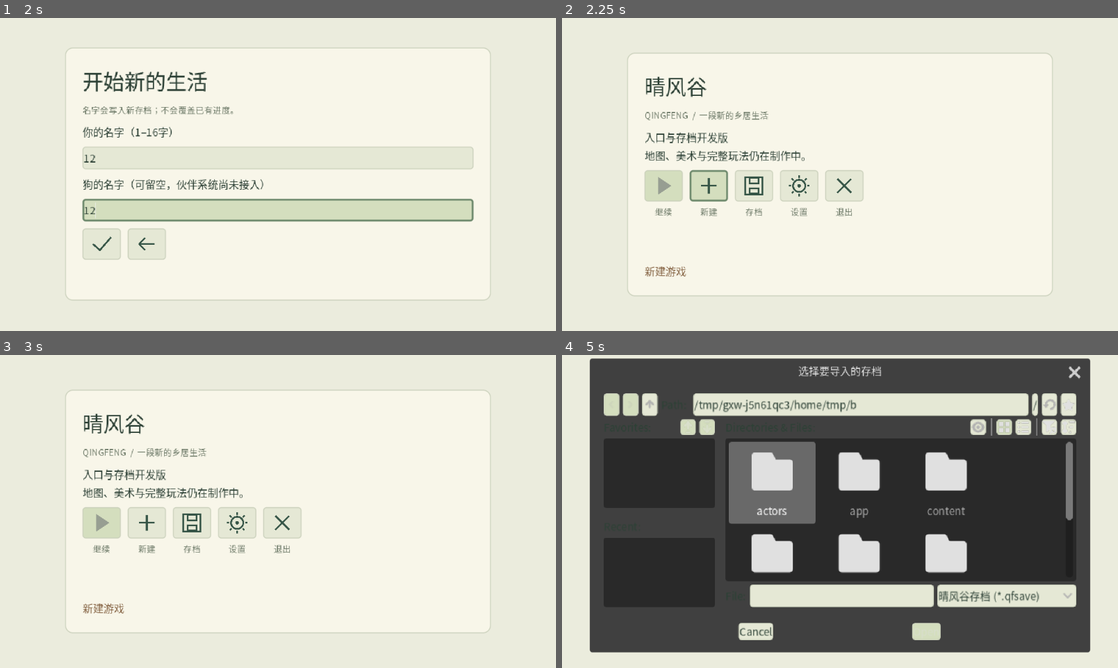
Above: before the commit, frames 1-4 (two rows, left to right).
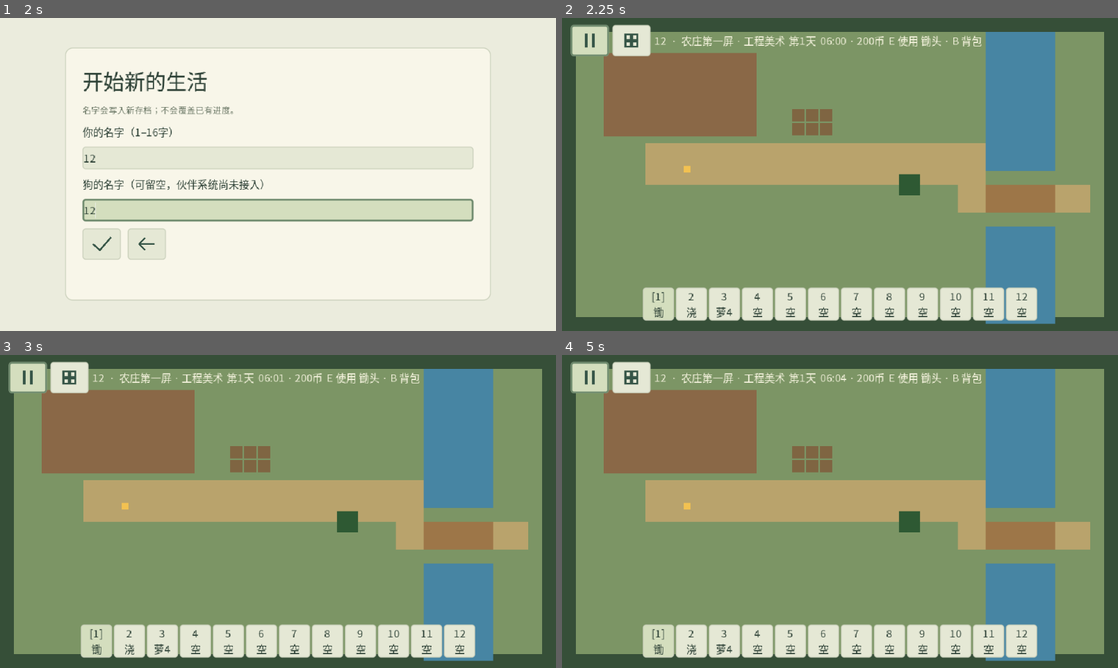
Above: after the commit, the same moments.

Repository: natefox2017/qingfeng
Game: Godot game, scene res://app/main.tscn
Two runs of this game, one before a commit and one after it. Both use one fixed random seed, a clock stepped at 60 frames per second and the inputs below.
Inputs (mouse positions are in pixels of both pictures, inside the frame that each line leads up to):
- Up to frame 1 (2 s): click (144, 187) at 0.52 s; click (278, 158) at 1.27 s; type "12" at 1.35 s; click (278, 208) at 1.5 s; type "12" at 1.58 s
- Up to frame 2 (2.25 s): click (662, 243) at 2.02 s
- Up to frame 3 (3 s): click (27, 376) at 2.77 s
- Up to frame 4 (5 s): click (756, 524) at 3.52 s; click (662, 583) at 4.27 s

Frame 1 is identical in both runs. In frame 2, 94% of the frame differs, in the area x 0-100%, y 0-100%; in frame 3, 94%; in frame 4, 96%.

Commit message:
Add schema five validation for persistent forage state

Diff:
--- a/game/persistence/session_codec.gd
+++ b/game/persistence/session_codec.gd
@@ -123,6 +123,24 @@
 			return false
 	return true
 
+static func _valid_forage(value: Variant, current_day: int) -> bool:
+	if not keys(value,["revision","spots"]):
+		return false
+	if not (value.revision is int) or value.revision < 0:
+		return false
+	if not (value.spots is Array) or value.spots.is_empty() or value.spots.size() > 128:
+		return false
+	var ids: Dictionary = {}
+	for spot: Variant in value.spots:
+		if not keys(spot,["spot_id","last_collected_day"]):
+			return false
+		if not (spot.spot_id is String) or spot.spot_id.is_empty() or ids.has(spot.spot_id):
+			return false
+		if not (spot.last_collected_day is int) or spot.last_collected_day < 0 or spot.last_collected_day > current_day:
+			return false
+		ids[spot.spot_id]=true
+	return true
+
 static func _valid_wallet(value: Variant) -> bool:
 	if not keys(value,["revision","owner_id","money"]):
 		return false
@@ -185,7 +203,7 @@
 		if not value.has(key):
 			return false
 	for key: Variant in value.keys():
-		if key not in ["content_version","clock","inventory","wallet","farm","command_journal","storage"]:
+		if key not in ["content_version","clock","inventory","wallet","farm","command_journal","storage","forage"]:
 			return false
 	if value.has("storage") and not value.has("command_journal"):
 		return false
@@ -201,6 +219,8 @@
 	if not keys(value.clock,["game_minute"]) or not (value.clock.game_minute is int) or value.clock.game_minute < 0:
 		return false
 	var current_day := floori(float(value.clock.game_minute) / float(content.clock.minutes_per_day)) + 1
+	if value.has("forage") and not _valid_forage(value.forage,current_day):
+		return false
 	return _valid_inventory(value.inventory,content) and _valid_wallet(value.wallet) and _valid_farm(value.farm,content,current_day)
 
 static func _valid_gameplay_v2(value: Variant) -> bool:
@@ -210,7 +230,10 @@
 	return value is Dictionary and value.size() == 6 and value.has("command_journal") and not value.has("storage") and _valid_gameplay_common(value)
 
 static func _valid_gameplay_v4(value: Variant) -> bool:
-	return value is Dictionary and value.size() == 7 and value.has("command_journal") and value.has("storage") and _valid_gameplay_common(value)
+	return value is Dictionary and value.size() == 7 and value.has("command_journal") and value.has("storage") and not value.has("forage") and _valid_gameplay_common(value)
+
+static func _valid_gameplay_v5(value: Variant) -> bool:
+	return value is Dictionary and value.size() == 8 and value.has("command_journal") and value.has("storage") and value.has("forage") and _valid_gameplay_common(value)
 
 static func validate_gameplay_snapshot(value: Variant) -> bool:
 	if not (value is Dictionary):
@@ -272,6 +295,8 @@
 static func _schema_for_snapshot(snapshot: Dictionary) -> int:
 	if not snapshot.has("gameplay"):
 		return 1
+	if snapshot.gameplay.has("forage"):
+		return 5
 	if snapshot.gameplay.has("storage"):
 		return 4
 	return 3 if snapshot.gameplay.has("command_journal") else 2
@@ -312,7 +337,7 @@
 	var envelope: Variant = normalized_numbers(parser.data)
 	if not keys(envelope,["save_format","schema_version","content_version","save_id","saved_at_utc","snapshot","checksum"]):
 		return failure("SAVE_FIELDS")
-	if envelope.save_format != "qingfeng" or not integer(envelope.schema_version,1,4):
+	if envelope.save_format != "qingfeng" or not integer(envelope.schema_version,1,5):
 		return failure("SAVE_VERSION_UNSUPPORTED")
 	var schema_version := int(envelope.schema_version)
 	if schema_version == 1:
@@ -332,6 +357,11 @@
 		if envelope.content_version != GAMEPLAY_CONTENT_VERSION:
 			return failure("SAVE_CONTENT_UNSUPPORTED")
 		if not validate_gameplay_snapshot(envelope.snapshot) or not _valid_gameplay_v4(envelope.snapshot.gameplay) or envelope.snapshot.gameplay.content_version != envelope.content_version:
+			return failure("SAVE_SNAPSHOT_INVALID")
+	elif schema_version == 5:
+		if envelope.content_version != GAMEPLAY_CONTENT_VERSION:
+			return failure("SAVE_CONTENT_UNSUPPORTED")
+		if not validate_gameplay_snapshot(envelope.snapshot) or not _valid_gameplay_v5(envelope.snapshot.gameplay) or envelope.snapshot.gameplay.content_version != envelope.content_version:
 			return failure("SAVE_SNAPSHOT_INVALID")
 	else:
 		return failure("SAVE_VERSION_UNSUPPORTED")
